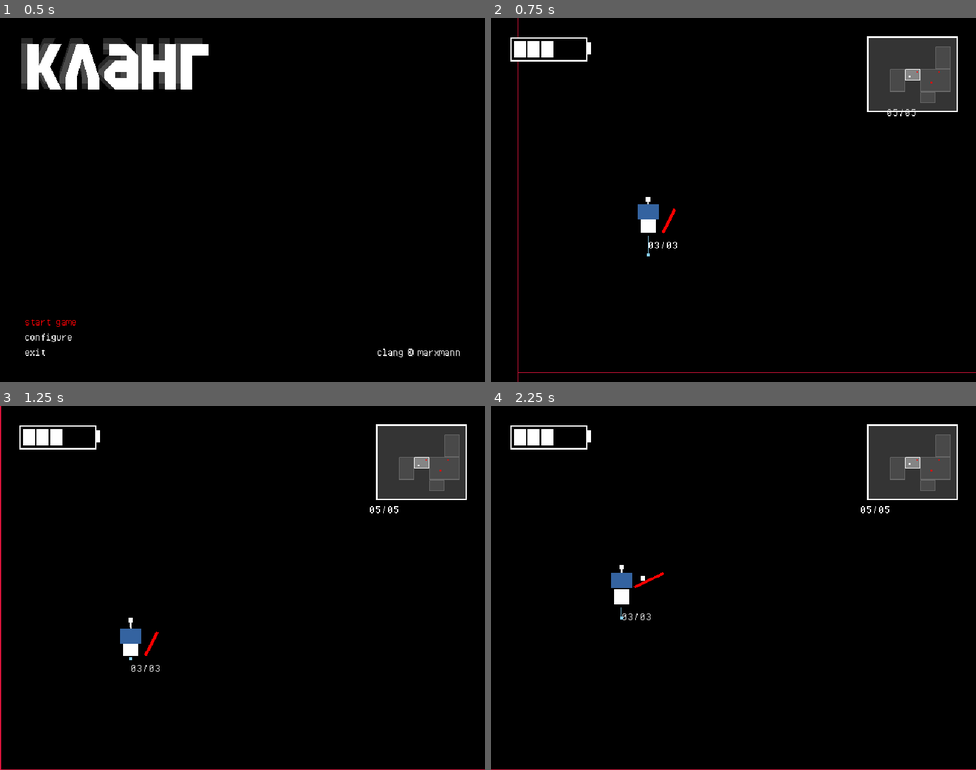
Above: before the commit, frames 1-4 (two rows, left to right).
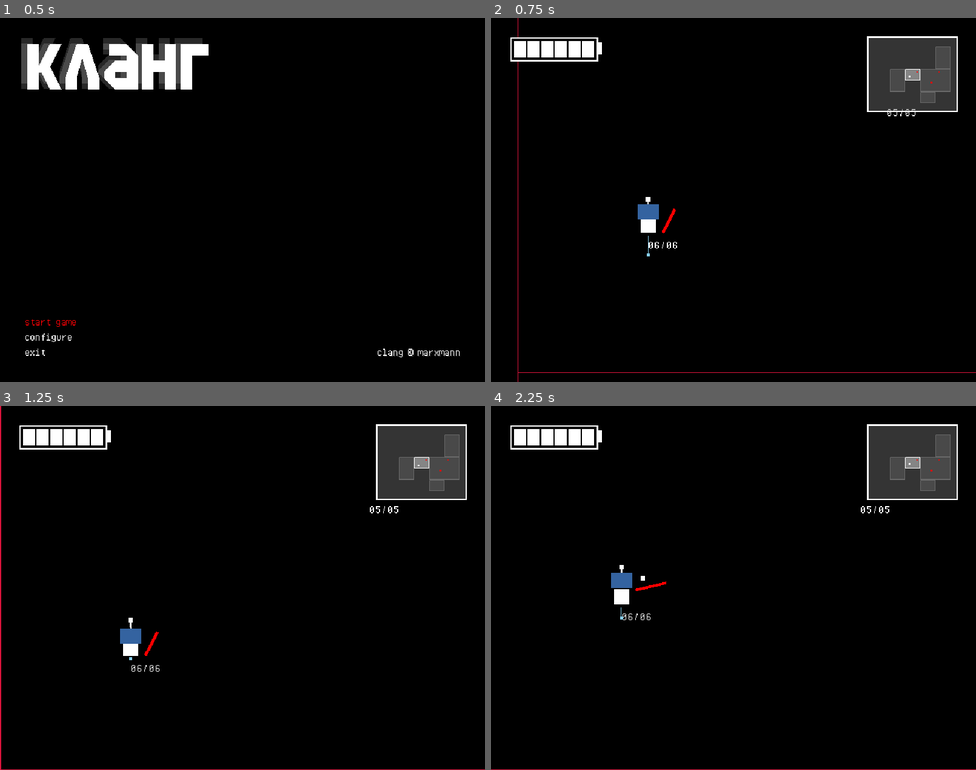
Above: after the commit, the same moments.

Repository: jeffinitup/clang-game
Game: Godot game, scene res://scene/main.tscn
Two runs of this game, one before a commit and one after it. Both use one fixed random seed, a clock stepped at 60 frames per second and the inputs below.
Inputs (mouse positions are in pixels of both pictures, inside the frame that each line leads up to):
- Up to frame 1 (0.5 s): no input
- Up to frame 2 (0.75 s): click "start game" at 0.5 s
- Up to frame 3 (1.25 s): no input
- Up to frame 4 (2.25 s): tap Enter at 1.25 s; move the mouse to (757, 588) at 1.27 s; press the mouse at (757, 588) at 1.28 s; hold W (up) from 1.28 s (still down); tap Space (jump) at 1.52 s; move the mouse to (709, 588) at 2.02 s; release the mouse at (709, 588) at 2.03 s; click (709, 588) at 2.1 s

Frame 1 is identical in both runs. In frame 2, 0.4% of the frame differs, in the area x 13-39%, y 5-63%; in frame 3, 0.4%; in frame 4, 0.5%, in the area x 13-37%, y 5-59%.

Commit message:
fix health meter + make it work heehahw

Diff:
--- /dev/null
+++ b/default_bus_layout.tres
@@ -0,0 +1,15 @@
+[gd_resource type="AudioBusLayout" format=3 uid="uid://cceifo4yrgpeo"]
+
+[resource]
+bus/1/name = &"Sound"
+bus/1/solo = false
+bus/1/mute = false
+bus/1/bypass_fx = false
+bus/1/volume_db = 0.0
+bus/1/send = &"Master"
+bus/2/name = &"Music"
+bus/2/solo = false
+bus/2/mute = false
+bus/2/bypass_fx = false
+bus/2/volume_db = 0.0
+bus/2/send = &"Master"
--- a/prefab/hud.tscn
+++ b/prefab/hud.tscn
@@ -29,6 +29,7 @@
 script = ExtResource("2_uri2m")
 
 [node name="health" type="Control" parent="margins"]
+unique_name_in_owner = true
 custom_minimum_size = Vector2(100, 40)
 layout_mode = 2
 size_flags_horizontal = 0
--- a/prefab/player.tscn
+++ b/prefab/player.tscn
@@ -156,7 +156,7 @@
 [node name="hbox" type="Area2D" parent="."]
 z_index = 1
 script = ExtResource("2_inaiw")
-max_hp = 3
+max_hp = 6
 invincibility_time = 1.0
 
 [node name="col" type="CollisionShape2D" parent="hbox"]
--- a/prefab/player_weapon.tscn
+++ b/prefab/player_weapon.tscn
@@ -1,9 +1,21 @@
-[gd_scene load_steps=18 format=3 uid="uid://bfbbrwtjg0nnp"]
+[gd_scene load_steps=22 format=3 uid="uid://bfbbrwtjg0nnp"]
 
 [ext_resource type="Script" path="res://scripts/player_weapon.gd" id="1_wmmsa"]
 [ext_resource type="Script" path="res://scripts/component/damagebox.gd" id="2_8n2xs"]
+[ext_resource type="AudioStream" uid="uid://bywb2k5cnpydq" path="res://asset/sfx/swing.wav" id="2_no0r3"]
 [ext_resource type="Script" path="res://scripts/component/state_machine.gd" id="2_xuvng"]
 [ext_resource type="Script" path="res://scripts/component/anim_helper.gd" id="3_uj8f8"]
+[ext_resource type="AudioStream" uid="uid://csxpj6exajm33" path="res://asset/sfx/impact.wav" id="3_wn8yq"]
+
+[sub_resource type="AudioStreamRandomizer" id="AudioStreamRandomizer_i7qaf"]
+random_pitch = 1.1
+streams_count = 1
+stream_0/stream = ExtResource("2_no0r3")
+
+[sub_resource type="AudioStreamRandomizer" id="AudioStreamRandomizer_3381d"]
+random_pitch = 1.1
+streams_count = 1
+stream_0/stream = ExtResource("3_wn8yq")
 
 [sub_resource type="RectangleShape2D" id="RectangleShape2D_1uw8e"]
 size = Vector2(49, 64)
@@ -197,7 +209,7 @@
 @onready var surface_timer := $st as Timer
 
 func _enter(_msg := {}) -> void:
-	%anim_helper.change_anim(\"swing\")
+	%anim_helper.set_anim(\"swing\")
 	weapon.surface.enabled = true
 	surface_timer.start()
 
@@ -205,6 +217,8 @@
 		func(_anim_name : String) -> void:
 			state_machine.transition_state(\"idle\")
 	)
+
+	%swing.play()
 
 func _state_process(_delta : float) -> void:
 	weapon.update_rotation()
@@ -216,6 +230,8 @@
 		(vec.x if signf(vec.x) != signf(weapon.player.velocity.x) \\
 		else weapon.player.velocity.x + vec.x)
 		weapon.player.velocity.y = vec.y
+
+		%hit.play()
 
 func st_timeout() -> void:
 	weapon.surface.enabled = false
@@ -235,6 +251,18 @@
 pivot_offset = Vector2(0, 2)
 color = Color(1, 0, 0, 1)
 
+[node name="sfx" type="Node2D" parent="."]
+
+[node name="swing" type="AudioStreamPlayer2D" parent="sfx"]
+unique_name_in_owner = true
+stream = SubResource("AudioStreamRandomizer_i7qaf")
+bus = &"Sound"
+
+[node name="hit" type="AudioStreamPlayer2D" parent="sfx"]
+unique_name_in_owner = true
+stream = SubResource("AudioStreamRandomizer_3381d")
+bus = &"Sound"
+
 [node name="dbox" type="Area2D" parent="."]
 script = ExtResource("2_8n2xs")
 
--- a/scripts/component/hitbox.gd
+++ b/scripts/component/hitbox.gd
@@ -3,6 +3,8 @@
 
 ## Fired when harmed
 signal hitbox_harmed(packet : Damagebox.DamagePacket)
+## Fired when harmed
+signal hitbox_relay(hp : int, max_hp : int)
 ## Fired when health is below 0
 signal hitbox_death()
 
@@ -48,6 +50,7 @@
 	hp -= packet.damage
 	if owner is CharacterBody2D:
 		owner.velocity += packet.knockback
+	hitbox_relay.emit(hp, max_hp)
 
 	# Die if applicable
 	if hp <= 0:
--- a/scripts/hud.gd
+++ b/scripts/hud.gd
@@ -8,3 +8,5 @@
 
 ## Minimap node
 @onready var minimap : Control = %minimap
+## Health node
+@onready var health : Control = %health
--- a/scripts/hud_health.gd
+++ b/scripts/hud_health.gd
@@ -11,9 +11,9 @@
 
 func _draw() -> void:
 	# Draw battery shape
-	draw_rect(Rect2i(Vector2i(2,2), Vector2i(20 * max_health, 30)), DARK, true)
-	draw_rect(Rect2i(Vector2i(2,2), Vector2i(20 * max_health, 30)), LIGHT, false, 2.0)
-	draw_rect(Rect2i(Vector2i(20 * max_health + 2, 8), Vector2i(6, 16)), LIGHT, true)
+	draw_rect(Rect2i(Vector2i(2,2), Vector2i(20 * max_health - max_health, 30)), DARK, true)
+	draw_rect(Rect2i(Vector2i(2,2), Vector2i(20 * max_health - max_health, 30)), LIGHT, false, 2.0)
+	draw_rect(Rect2i(Vector2i((20 * max_health) + 2 - max_health, 8), Vector2i(6, 16)), LIGHT, true)
 
 	# Draw battery notches
 	for i in range(health):
--- a/scripts/scene_loader.gd
+++ b/scripts/scene_loader.gd
@@ -92,11 +92,13 @@
 
 	player.entered_cell.connect(current_scene.player_entered_cell.bind())
 	player.entered_cell.connect(hud.minimap.ppos_updated.bind())
+	player.hbox.hitbox_relay.connect(hud.health.health_update.bind())
+
 
 	# Run initialization
 	Input.mouse_mode = Input.MOUSE_MODE_CAPTURED
 	current_scene.populate_cells()
-
+	hud.health.health_update(player.hbox.hp, player.hbox.max_hp)
 
 class SceneContext extends Resource:
 	var warp_id : int = 0
